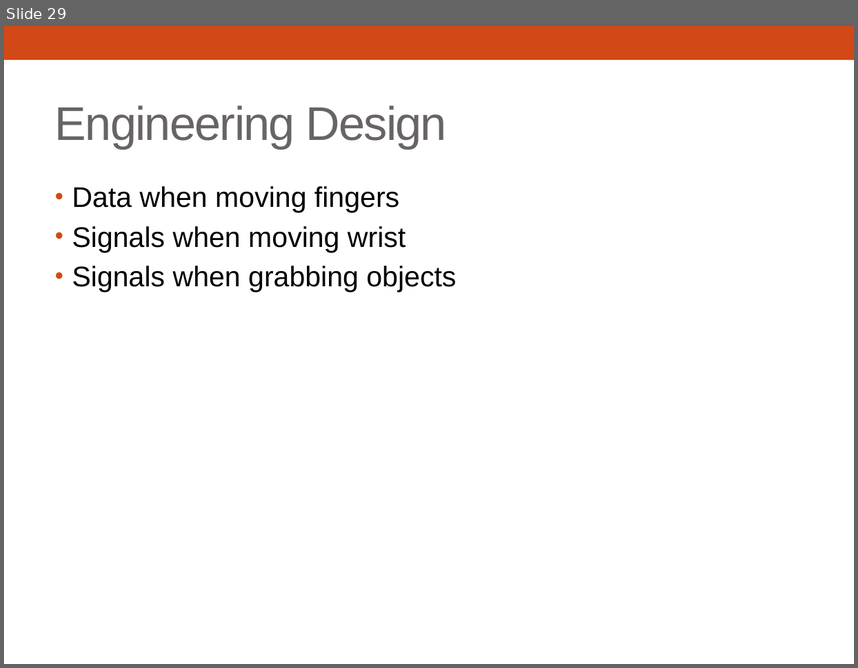
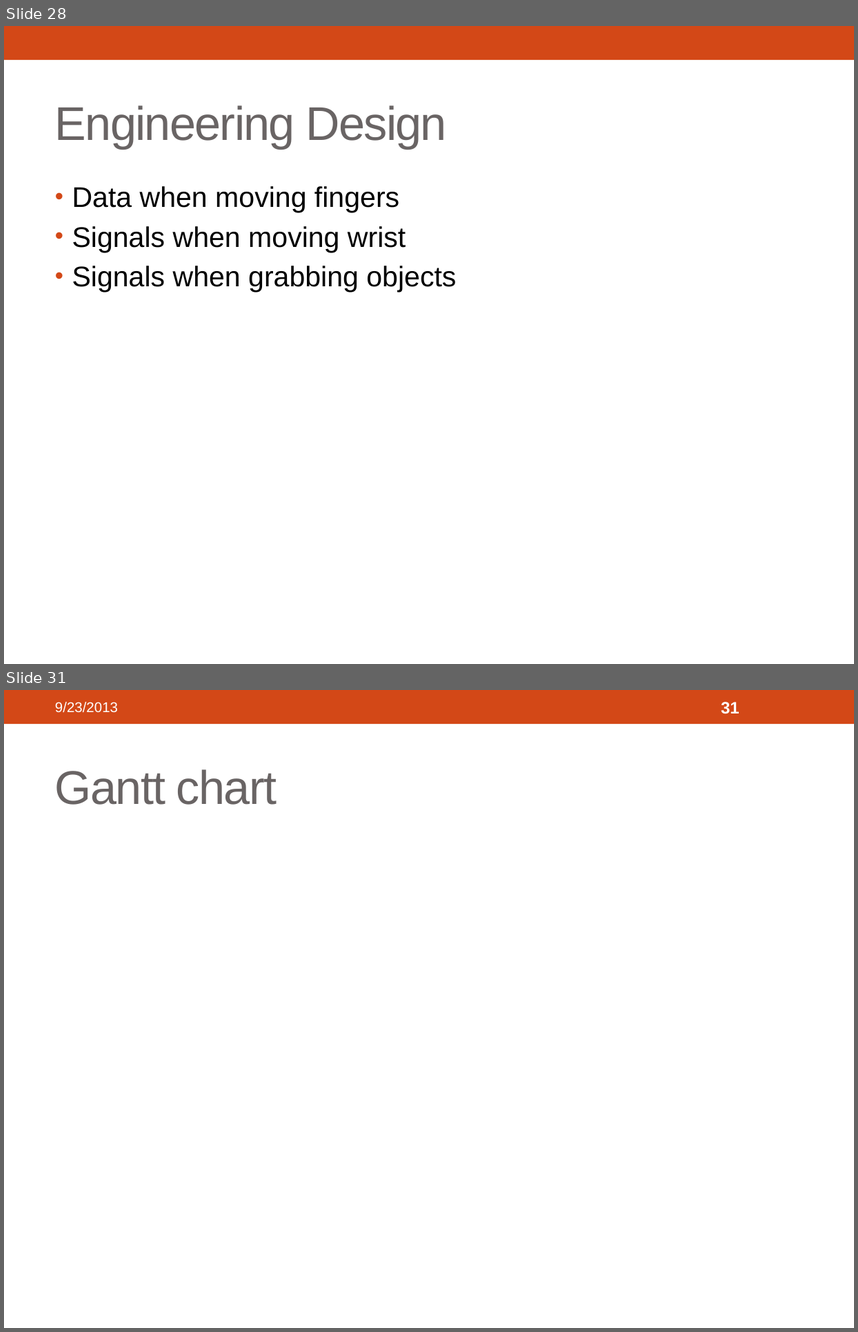
Before and after one commit to 3D-Printed-Granular-Jamming-Hand/3d-printed-granular-jamming-hand, a slide deck: ProgressReports/Presentation 1 Segments/3d-Printed Granular Jamming Hand.pptx. Shown one above the other, each under a label of ours: slide 29 before the commit, slides 28 and 31 after it; the slides between them are not shown. The pictures are 858x668 and 858x1332 pixels, drawn with LibreOffice and Linux fonts; fonts in the diff are those of the drawing. Boxes give left, top, right and bottom in pixels: in the first picture for what was removed or moved away, otherwise in the second. Text is boxed around its words. In the diff, an @@ line names an element or a change of style, - is before the commit and + after.

```diff
--- a/ProgressReports/Presentation 1 Segments/3d-Printed Granular Jamming Hand.pptx
+++ b/ProgressReports/Presentation 1 Segments/3d-Printed Granular Jamming Hand.pptx
@@ slide 31 added at [4,690,854,1328], background #FFFFFF; not listed: 1 template element that a slide beside it also shows @@
@@ text added at [55,702,118,713], 12 pt, text #FFFFFF @@
+9/23/2013
@@ page number added at [721,702,740,714], 14 pt, text #FFFFFF, bold @@
+31
@@ title added at [55,769,277,805], 40 pt, text #696464 @@
+Gantt chart
@@ what was slide 29 is now slide 28 @@
```
Also in this commit, not shown: 5 slides changed, 1 other slide added.
